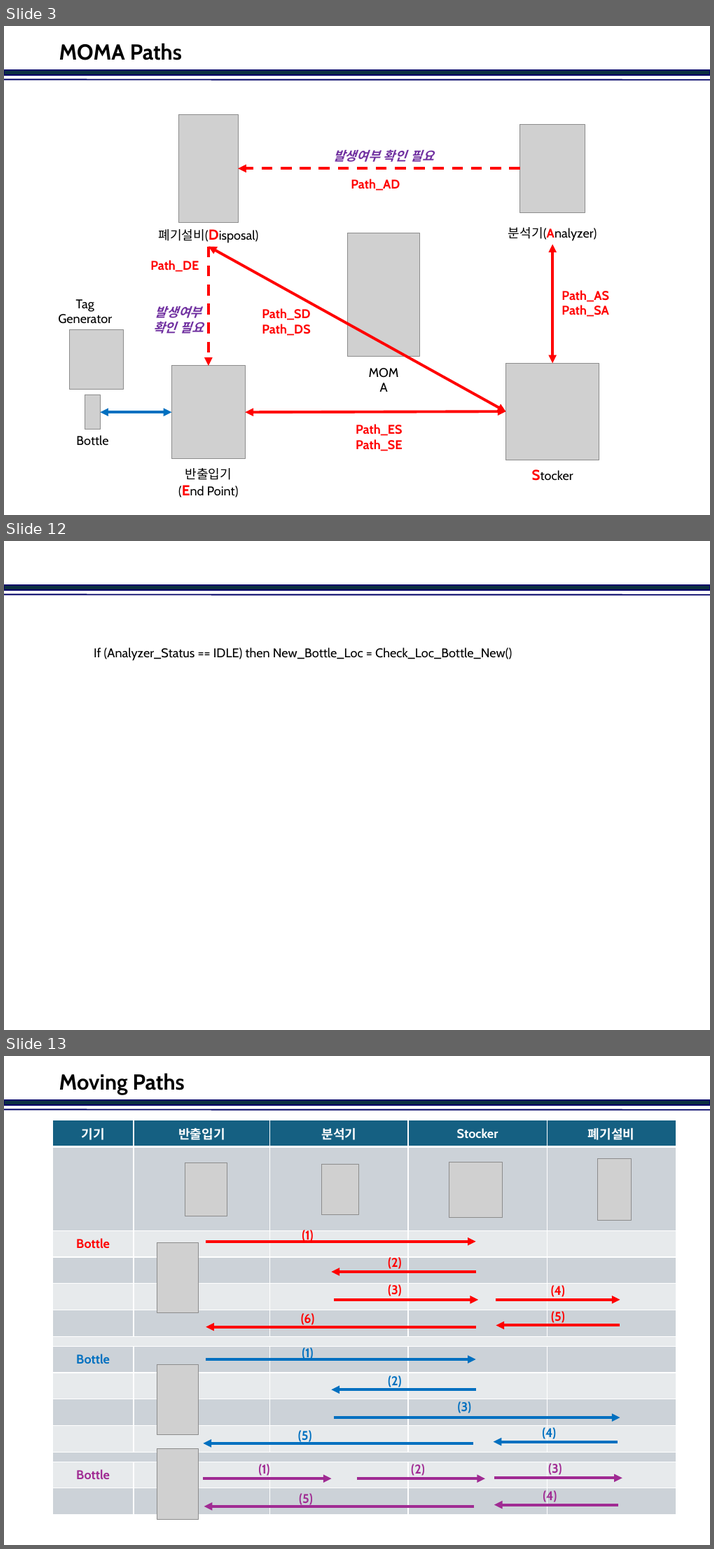
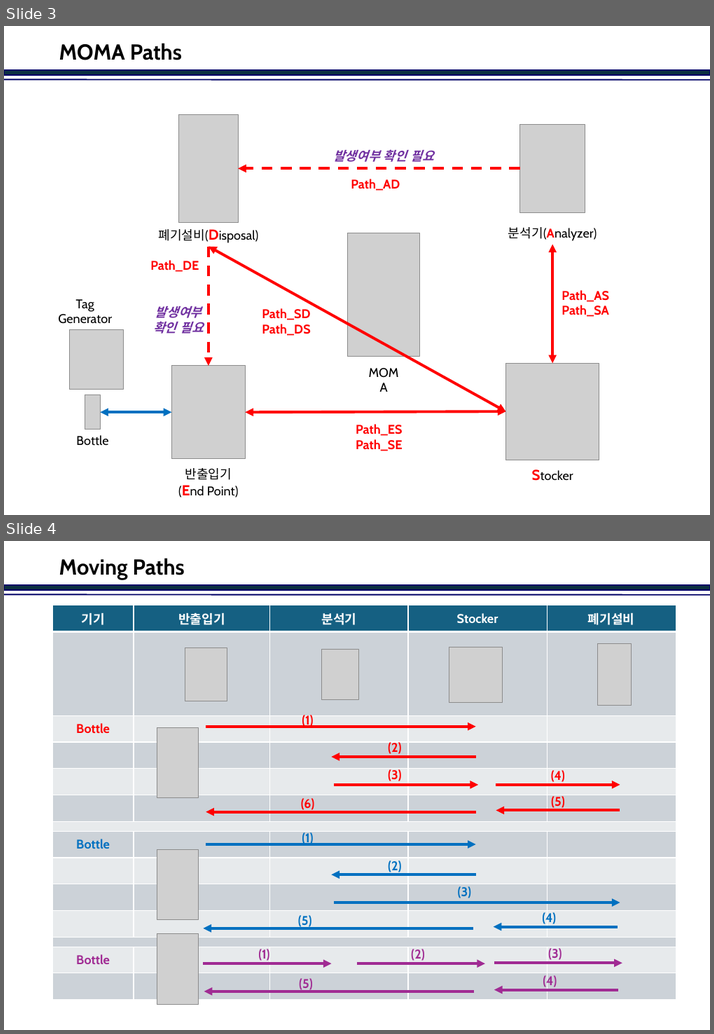
Before and after one commit to jinkabpark/SamickThk_Analysis, a slide deck: 허종원/DDS&Nodes.pptx. Shown one above the other, each under a label of ours: slides 3, 12 and 13 before the commit, slides 3 and 4 after it; the slides between them are not shown. The pictures are 714x1549 and 714x1034 pixels, drawn with LibreOffice and Linux fonts; fonts in the diff are those of the drawing; grey boxes stand for pictures; background and template pictures are left out. Boxes give left, top, right and bottom in pixels: in the first picture for what was removed or moved away, otherwise in the second. Text is boxed around its words. In the diff, an @@ line names an element or a change of style, - is before the commit and + after.

```diff
--- a/허종원/DDS&Nodes.pptx
+++ b/허종원/DDS&Nodes.pptx
@@ slide 12 removed at <box>4,541,710,1030</box>, background #FFFFFF; not listed: 2 template elements that a slide beside it also shows @@
@@ text removed at <box>94,647,511,661</box> @@
-If (Analyzer_Status == IDLE) then New_Bottle_Loc = Check_Loc_Bottle_New()
@@ what was slide 13 is now slide 4 @@
```
Also in this commit, not shown: 2 slides changed, 2 slides added, 8 other slides removed.
